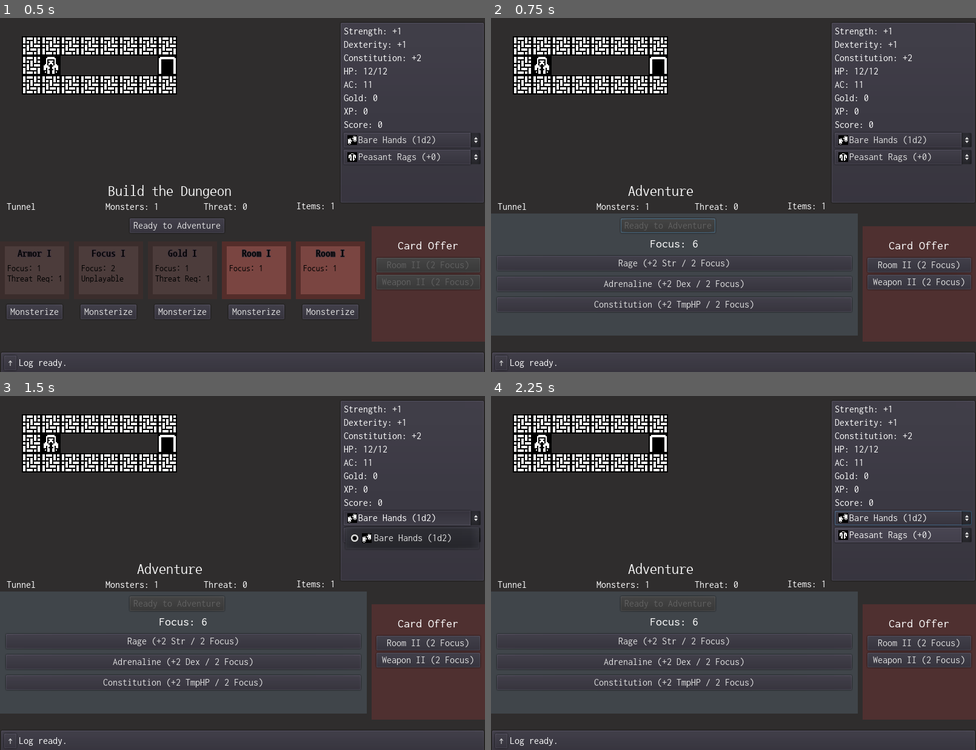
Above: before the commit, frames 1-4 (two rows, left to right).
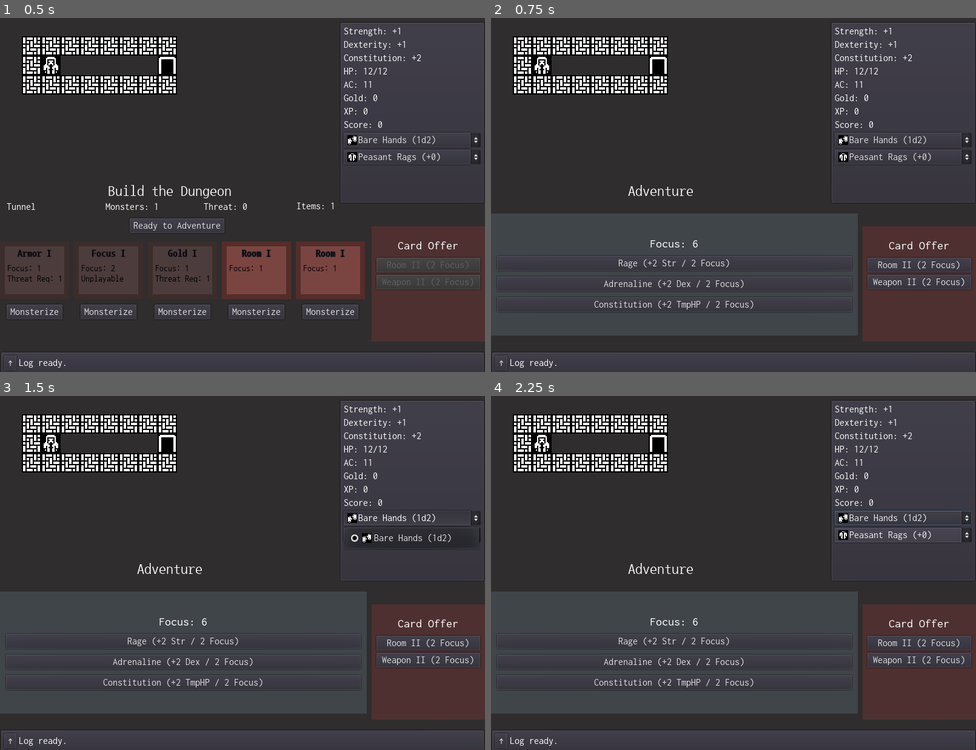
Above: after the commit, the same moments.

Repository: doctor-g/7DRL-2021
Game: Godot game, scene res://src/Game.tscn
The game is run twice, just before and just after one commit, with the same random seed, the same clock (stepped at 60 frames per second) and the same inputs.
Inputs:
- Up to frame 1 (0.5 s): no input
- Up to frame 2 (0.75 s): click "Ready to Adventure" at 0.5 s
- Up to frame 3 (1.5 s): click "Bare Hands (1d2)" at 1.25 s
- Up to frame 4 (2.25 s): click "Peasant Rags (+0)" at 2 s

Frame 1 is identical in both runs. In frame 2, 0.3% of the frame differs, in the area x 1-69%, y 52-61%; in frame 3, 0.3%; in frame 4, 0.3%.

Commit message:
Hide room info and button during adventure phase

Diff:
--- a/project/src/Game.gd
+++ b/project/src/Game.gd
@@ -140,6 +140,8 @@
 
 	$Dungeon.start_adventure_phase()
 	$CardPanel.visible = false
+	$RoomInfoPanel.visible = false
+	$CardsDoneButton.visible = false
 	$AdventurePanel.visible = true
 	$ShopPanel.disabled = false
 	_set_phase(ADVENTURE_PHASE)
@@ -158,6 +160,8 @@
 	$ShopPanel.refresh()
 	$CardPanel.visible = true
 	$AdventurePanel.visible = false
+	$RoomInfoPanel.visible = true
+	$CardsDoneButton.visible = true
 	_draw_hand()
 	_set_phase(BUILD_PHASE)
 
